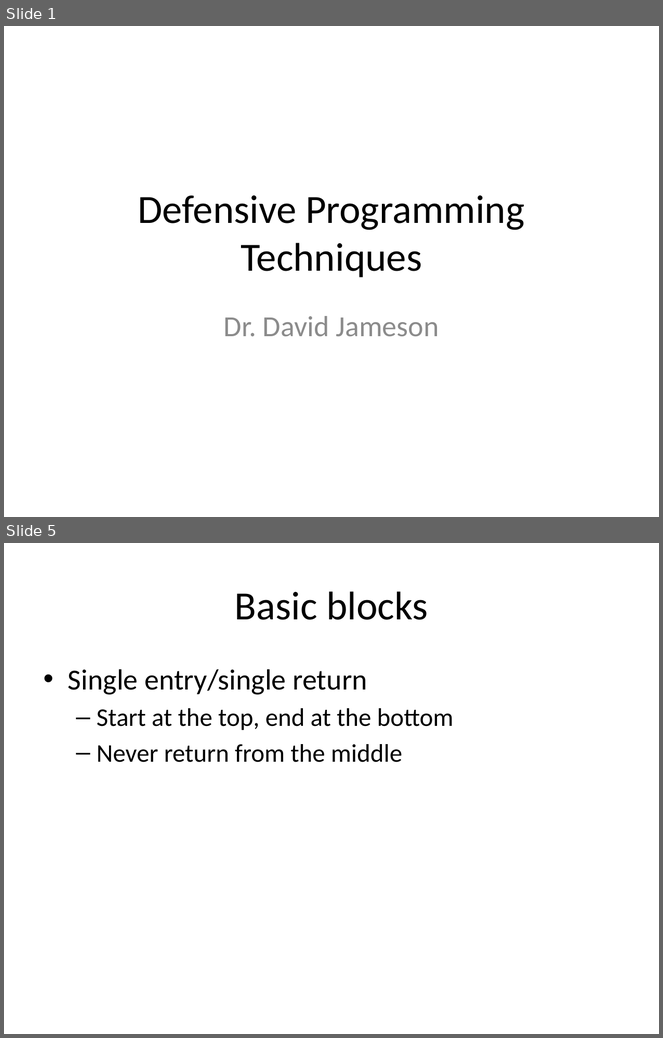
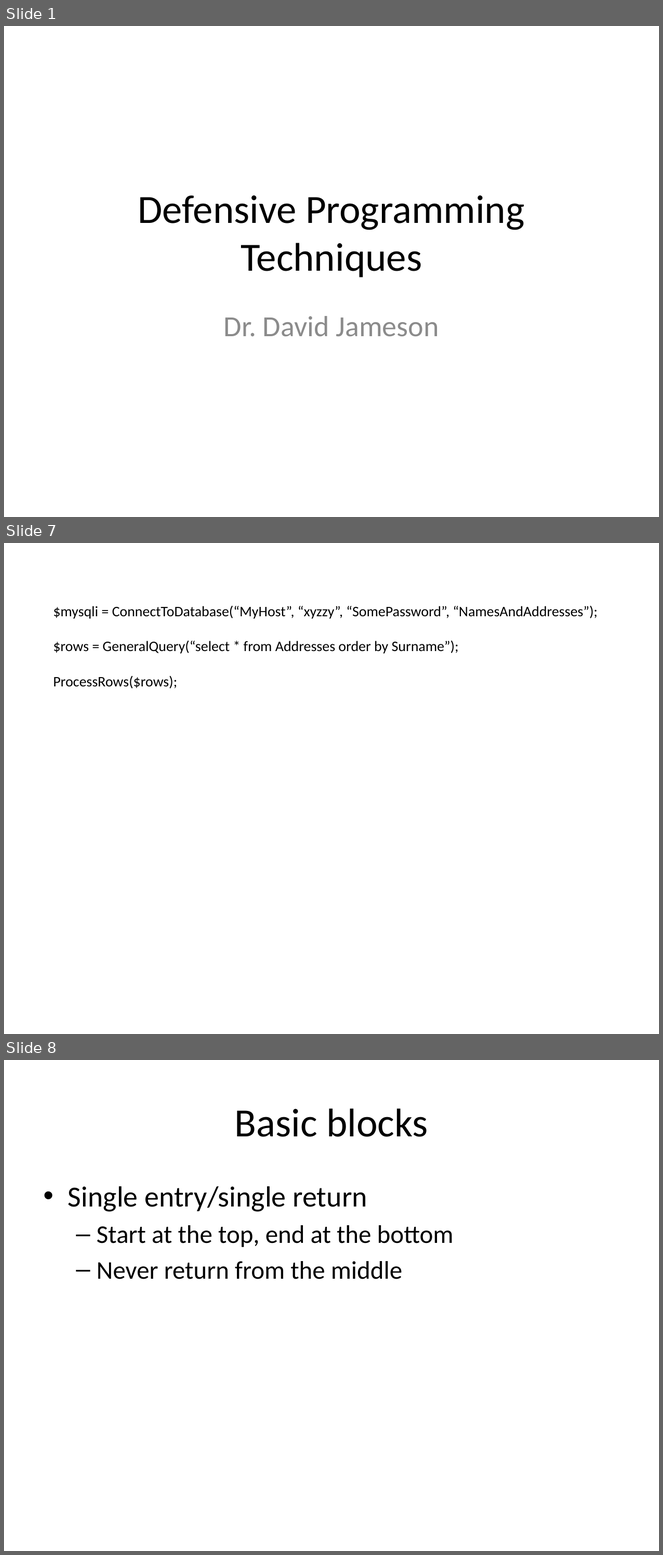
Before and after one commit to DavidJameson/SocialSoftware, a slide deck: DefensiveProgrammingTechniques.pptx. Shown one above the other, each under a label of ours: slides 1 and 5 before the commit, slides 1, 7 and 8 after it; the slides between them are not shown. The pictures are 663x1038 and 663x1555 pixels, drawn with LibreOffice and Linux fonts; fonts in the diff are those of the drawing. Boxes give left, top, right and bottom in pixels: in the first picture for what was removed or moved away, otherwise in the second. Text is boxed around its words. In the diff, an @@ line names an element or a change of style, - is before the commit and + after.

```diff
--- a/DefensiveProgrammingTechniques.pptx
+++ b/DefensiveProgrammingTechniques.pptx
@@ slide 7 added at box(4, 543, 659, 1034), background #FFFFFF @@
@@ text added at box(53, 605, 598, 689), 16 pt, text #000000 @@
+$mysqli = ConnectToDatabase(“MyHost”, “xyzzy”, “SomePassword”, “NamesAndAddresses”);
+$rows = GeneralQuery(“select * from Addresses order by Surname”);
+ProcessRows($rows);
@@ what was slide 5 is now slide 8 @@
```
Also in this commit, not shown: 4 slides changed, 10 other slides added.
